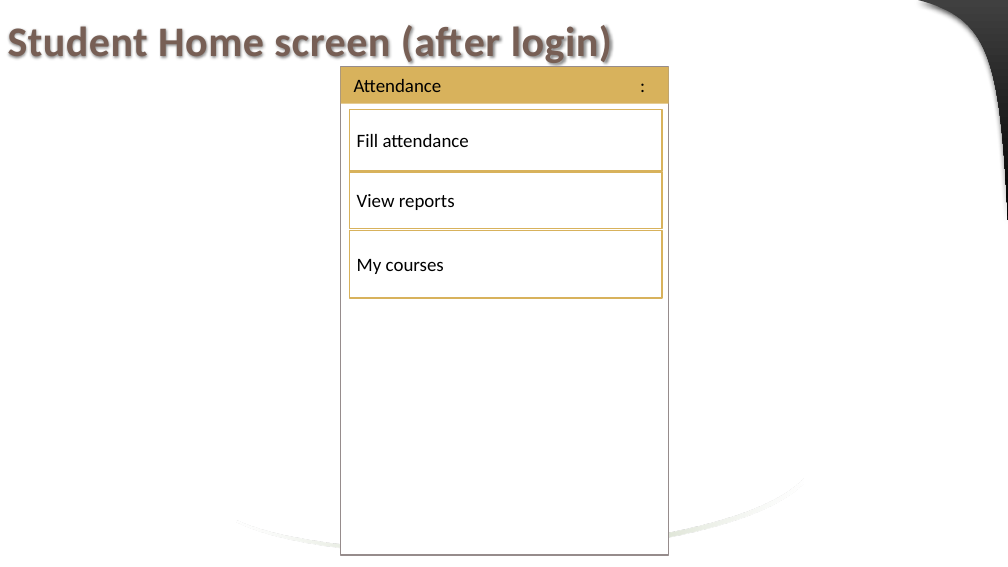
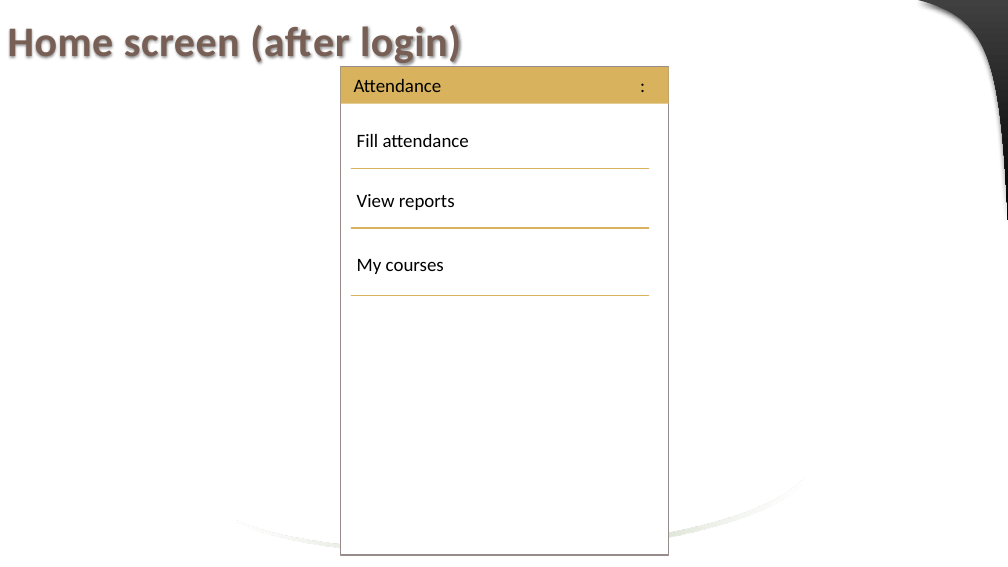
Before and after one commit to jaenudin86/Attendance, a slide deck: slide 49 of Attendance Wireframes.pptx (slide 48 before the commit). Drawn at 1008x567 pixels with LibreOffice and Linux fonts; fonts in the diff are those of the drawing. Boxes give left, top, right and bottom in pixels: in the first picture for what was removed or moved away, otherwise in the second. Text is boxed around its words. In the diff, an @@ line names an element or a change of style, - is before the commit and + after.

```diff
--- a/Attendance Wireframes.pptx
+++ b/Attendance Wireframes.pptx
@@ title at bbox=[8, 25, 461, 67]: text changed @@
-Student Home screen (after login)
+Home screen (after login)
@@ outline #D8B25C 1.25 pt to none in 3 elements at bbox=[349, 172, 662, 228], bbox=[349, 231, 662, 298], bbox=[357, 134, 469, 147] @@
@@ text "Fill attendance": place and size @@
-text "Fill attendance" at bbox=[349, 110, 662, 171]
+text "Fill attendance" at bbox=[357, 134, 469, 147]
@@ line added from (352, 169) to (649, 169), #D8B25C 1.25 pt @@
@@ line added from (352, 228) to (649, 228), #D8B25C 1.25 pt @@
@@ line added from (352, 296) to (649, 296), #D8B25C 1.25 pt @@
```
Also in this commit, not shown: 15 other slides changed, 2 slides added, 35 other files.
